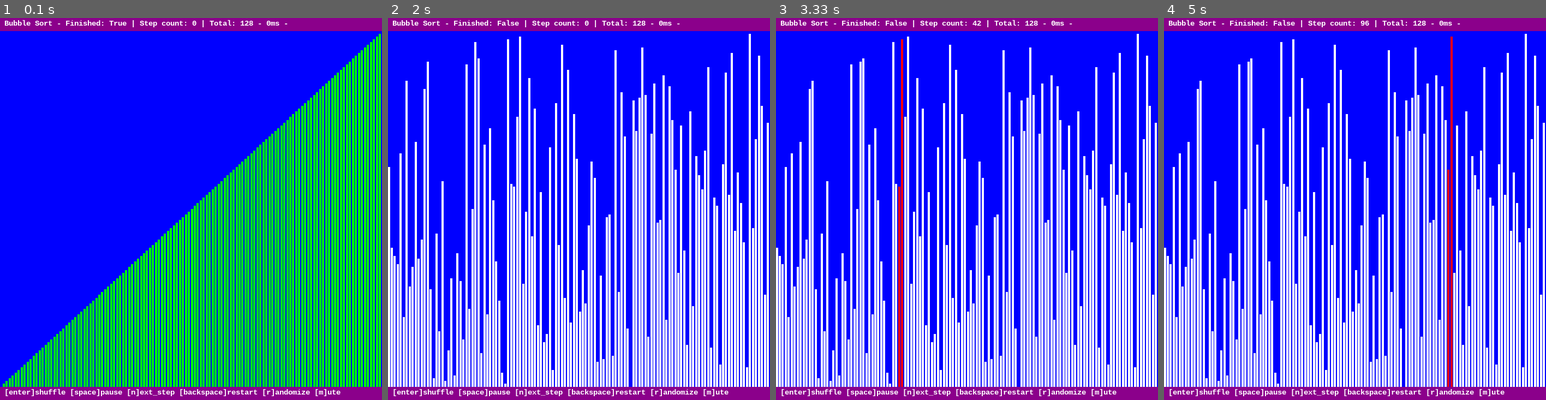
Above: before the commit, frames 1-4 (left to right).
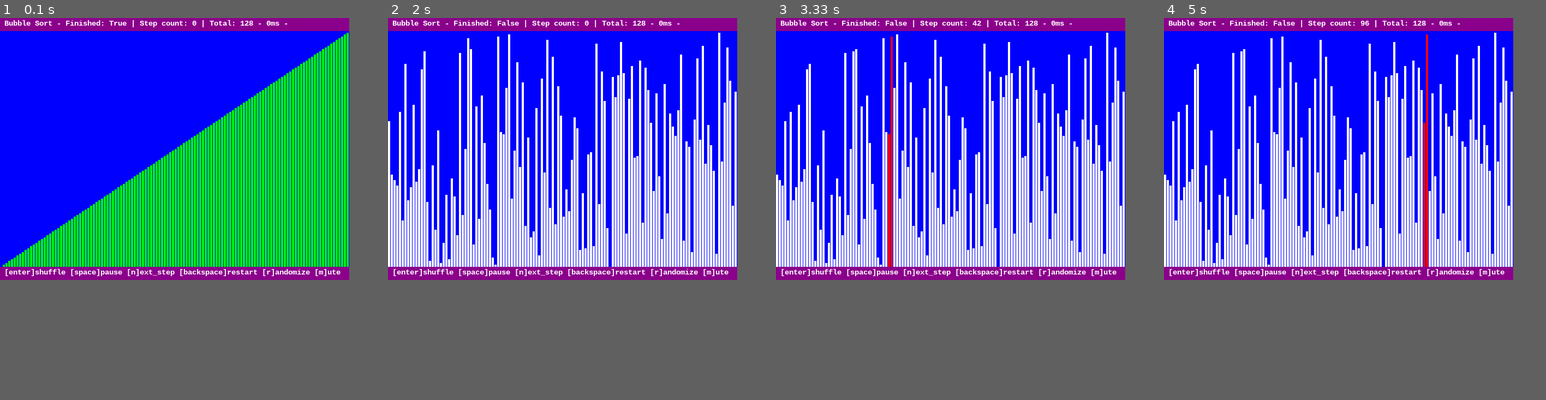
Above: after the commit, the same moments.

Repository: thiagolopes/sorting-algorithms-pygame
Game: pygame game, started from sort.py
Same seed, same stepped clock (60 frames per second), same inputs: the game is played once before the commit and once after it.
Inputs:
- Up to frame 1 (0.1 s): no input
- Up to frame 2 (2 s): tap Space at 0.33 s; tap Enter at 1.67 s
- Up to frame 3 (3.33 s): tap Space at 2, 2.4, 2.7, 2.9, 3.23 s
- Up to frame 4 (5 s): tap Space at 3.53, 3.73, 4.03, 4.3, 4.63, 4.93 s
In our replay, the window is 700x700 before the commit and 640x480 after it. These sizes can differ from the game's own. Grey fills any space a smaller window leaves; there, only what the larger window draws over its background counts as a difference.

The runs differ from the first frame. In frame 1, 35% of the frame differs, in the area x 0-100%, y 0-100%; in frame 2, 41%; in frame 3, 42%; in frame 4, 42%.

Commit message:
event: simplify get()

Diff:
--- a/sort.py
+++ b/sort.py
@@ -6,8 +6,8 @@
 
 import pygame
 
-HEIGHT = 700
-WIDTH = 700
+HEIGHT = 480
+WIDTH = 640
 TAU = math.pi * 2
 TOTAL = 128
 BAR_SIZE = 24
@@ -182,11 +182,7 @@
 
     def get(self):
         for event in pygame.event.get():
-            if hasattr(event, "key"):
-                key = event.key
-            else:
-                key = None
-            yield (event.type, key)
+            yield (event.type, getattr(event, "key", None))
 
 
 class Beeper:
